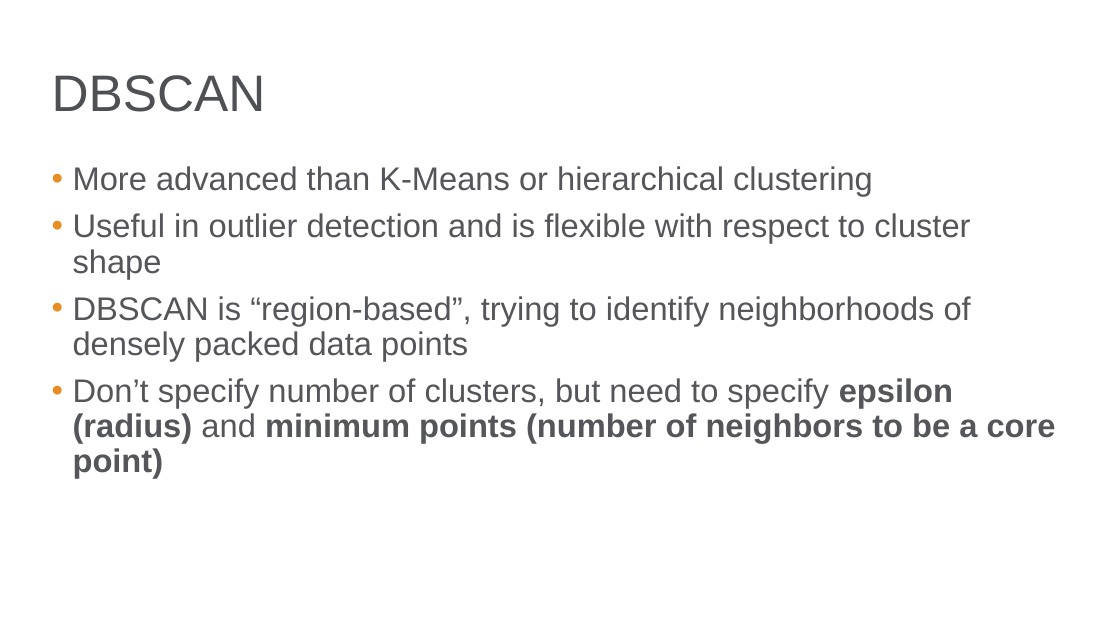
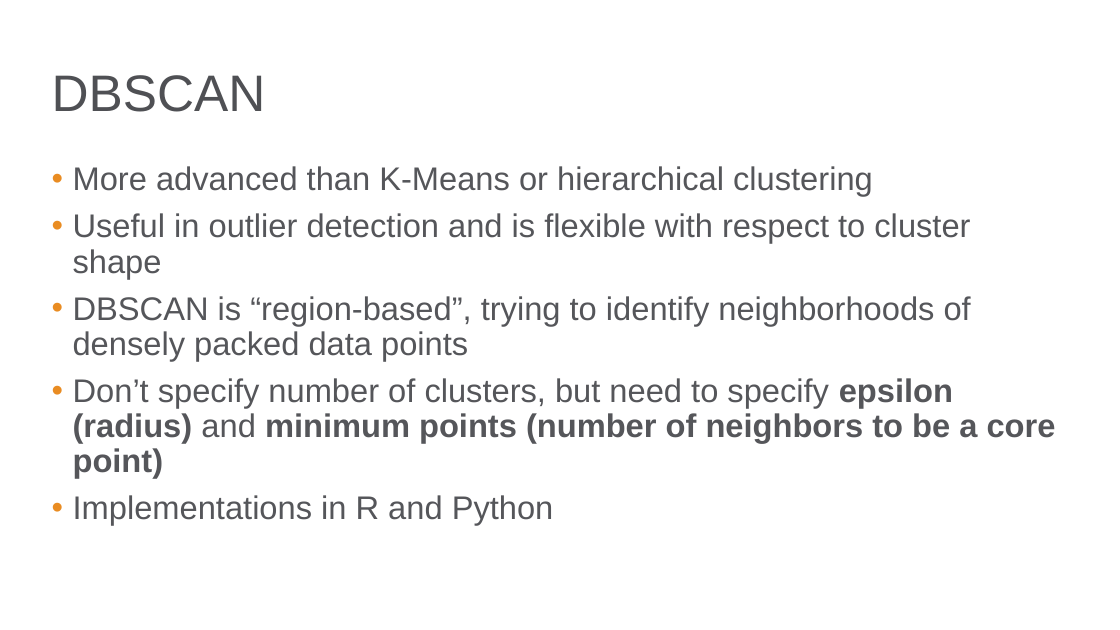
Before and after one commit to bgstieber/APRA-PD-DAS-2019, a slide deck: slide 12 of Generating Insights from Clustering Large Donors - BStieber APRA DAS19.pptx (slide 11 before the commit). Drawn at 1120x630 pixels with LibreOffice and Linux fonts; fonts in the diff are those of the drawing; background and template pictures are left out. Boxes give left, top, right and bottom in pixels: in the first picture for what was removed or moved away, otherwise in the second. Text is boxed around its words. In the diff, an @@ line names an element or a change of style, - is before the commit and + after.

```diff
--- a/Generating Insights from Clustering Large Donors - BStieber APRA DAS19.pptx
+++ b/Generating Insights from Clustering Large Donors - BStieber APRA DAS19.pptx
@@ text at bbox=[73, 495, 554, 525]: paragraph added @@
+• Implementations in R and Python
```
Also in this commit, not shown: 4 other slides changed, 3 slides added, 1 slide removed, 1 other file.
